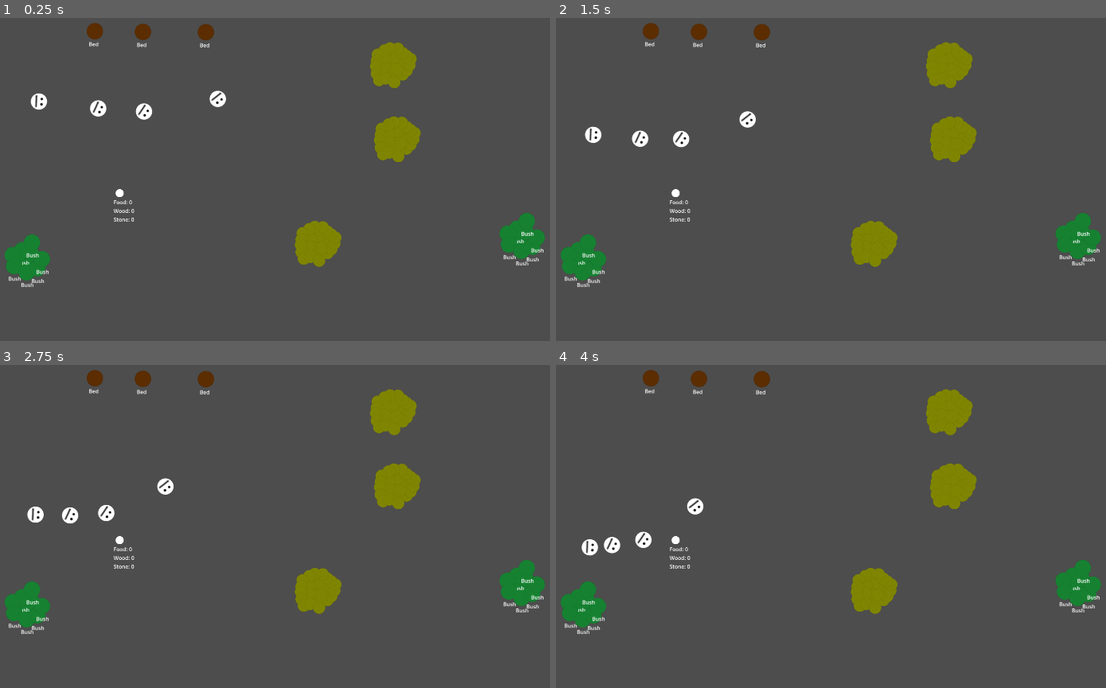
Above: before the commit, frames 1-4 (two rows, left to right).
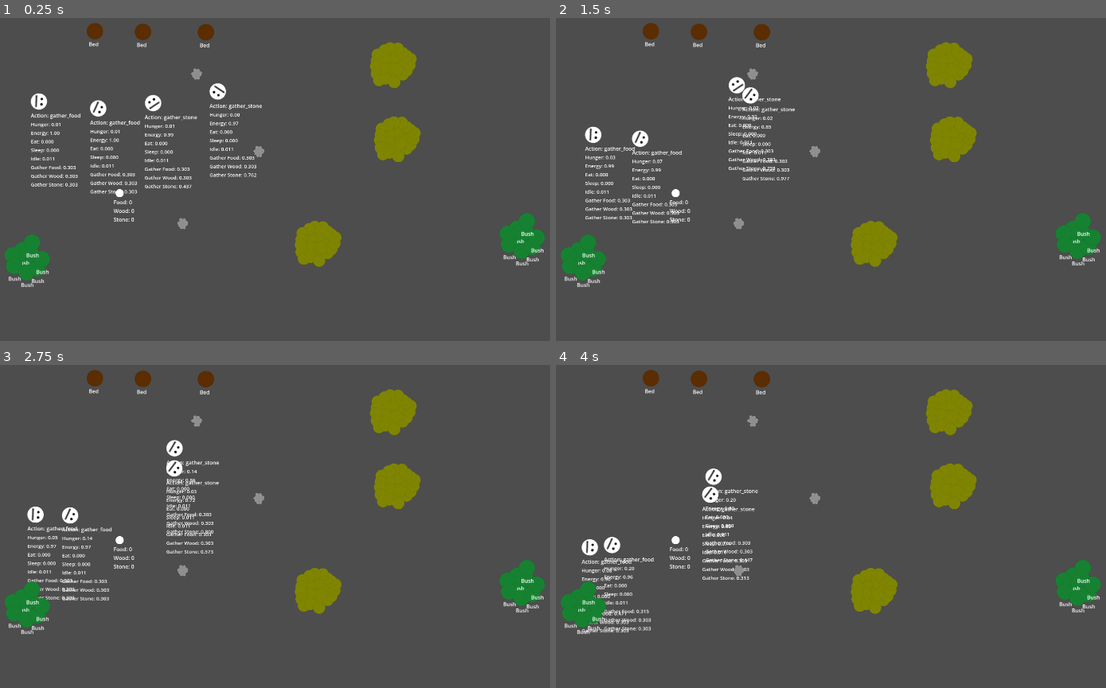
Above: after the commit, the same moments.

Repository: JKPearce/Little-Idiots-Simulator
Game: Godot game, scene res://main.tscn
The game is run twice, just before and just after one commit, with the same random seed, the same clock (stepped at 60 frames per second) and the same inputs.
Inputs:
- Up to frame 1 (0.25 s): no input
- Up to frame 2 (1.5 s): no input
- Up to frame 3 (2.75 s): no input
- Up to frame 4 (4 s): no input

The runs differ from the first frame. In frame 1, 2.1% of the frame differs, in the area x 5-49%, y 15-66%; in frame 2, 2.1%; in frame 3, 2.1%; in frame 4, 2.0%.

Commit message:
Added gather_stone and a tree that allows gathering of stone

Diff:
--- a/entity/entity.gd
+++ b/entity/entity.gd
@@ -67,6 +67,9 @@
 
 		"gather_wood":
 			commit_gather_resource("gather_wood", "wood_source")
+
+		"gather_stone":
+			commit_gather_resource("gather_stone", "stone_source")
 
 		"idle":
 			commit_idle()
--- a/entity/entity.tscn
+++ b/entity/entity.tscn
@@ -62,7 +62,7 @@
 point_count = 2
 
 [node name="Entity" type="CharacterBody2D" unique_id=1437914156]
-collision_mask = 0
+collision_mask = 2
 motion_mode = 1
 script = ExtResource("1_uqc13")
 
@@ -73,7 +73,6 @@
 offset_bottom = 32.0
 entity = NodePath("..")
 utility_brain = NodePath("../UtilityAiBrain")
-debug_enabled = false
 
 [node name="EntityVisuals" parent="." unique_id=1212973015 instance=ExtResource("2_ll4h2")]
 
@@ -205,3 +204,29 @@
 target_group = "wood_source"
 entity = NodePath("../../../..")
 curve = SubResource("Curve_7tnic")
+
+[node name="gather_stone" type="Node" parent="UtilityAiBrain" unique_id=900767805]
+script = ExtResource("8_whxwk")
+
+[node name="Aggregation" type="Node" parent="UtilityAiBrain/gather_stone" unique_id=2143653319]
+script = ExtResource("10_wrmdn")
+
+[node name="StorageShortageConsideration" type="Node" parent="UtilityAiBrain/gather_stone/Aggregation" unique_id=695474550]
+script = ExtResource("15_k6a8k")
+storage_key = "stone"
+min_desired_amount = 10.0
+max_desired_amount = 20.0
+requires_entity = false
+curve = SubResource("Curve_im6w5")
+
+[node name="DistanceConsideration" type="Node" parent="UtilityAiBrain/gather_stone/Aggregation" unique_id=917809479 node_paths=PackedStringArray("entity")]
+script = ExtResource("11_f6k7f")
+target_group = "stone_source"
+entity = NodePath("../../../..")
+curve = SubResource("Curve_0ly1k")
+
+[node name="AvailabilityConsideration" type="Node" parent="UtilityAiBrain/gather_stone/Aggregation" unique_id=547506155 node_paths=PackedStringArray("entity")]
+script = ExtResource("12_psl4n")
+target_group = "stone_source"
+entity = NodePath("../../../..")
+curve = SubResource("Curve_7tnic")
--- a/main.tscn
+++ b/main.tscn
@@ -5,6 +5,7 @@
 [ext_resource type="PackedScene" uid="uid://b88wbf80qel17" path="res://world/interactables/storage/storage.tscn" id="4_1bvp3"]
 [ext_resource type="PackedScene" uid="uid://cu7fujewljegi" path="res://world/interactables/wood/forest.tscn" id="4_lquwl"]
 [ext_resource type="PackedScene" uid="uid://dxy8qjajj7nyv" path="res://world/interactables/food/bush_patch.tscn" id="5_7mycd"]
+[ext_resource type="PackedScene" uid="uid://rclfb2qc80wi" path="res://world/interactables/stone/rocks.tscn" id="6_7mycd"]
 
 [node name="Main" type="Node2D" unique_id=2144949237]
 
@@ -49,8 +50,17 @@
 [node name="Forest3" parent="World" unique_id=1439901263 instance=ExtResource("4_lquwl")]
 position = Vector2(1063, 746)
 
-[node name="BushPatch" parent="." unique_id=580064098 instance=ExtResource("5_7mycd")]
+[node name="BushPatch" parent="World" unique_id=580064098 instance=ExtResource("5_7mycd")]
 position = Vector2(175, 792)
 
-[node name="BushPatch2" parent="." unique_id=842058975 instance=ExtResource("5_7mycd")]
+[node name="BushPatch2" parent="World" unique_id=842058975 instance=ExtResource("5_7mycd")]
 position = Vector2(1669, 727)
+
+[node name="Rocks" parent="World" unique_id=1410201133 instance=ExtResource("6_7mycd")]
+position = Vector2(655, 684)
+
+[node name="Rocks2" parent="World" unique_id=427241554 instance=ExtResource("6_7mycd")]
+position = Vector2(885, 466)
+
+[node name="Rocks3" parent="World" unique_id=615620262 instance=ExtResource("6_7mycd")]
+position = Vector2(697, 232)
--- a/project.godot
+++ b/project.godot
@@ -28,6 +28,7 @@
 food_source="food sources"
 energy_source="energy sources"
 wood_source="A place where you can get wood"
+stone_source="a source of stones"
 
 [layer_names]
 
--- /dev/null
+++ b/world/interactables/stone/rock.gd
@@ -0,0 +1,15 @@
+extends Interactable
+class_name RockNode
+
+func interact(entity: Entity) -> void:
+	if not useable:
+		return
+
+	print(entity, " is gathering stone from rock: ", self)
+
+	entity.held_item = "stone"
+	entity.held_amount = 1
+
+	useable = false
+	release(entity)
+	queue_free()
--- /dev/null
+++ b/world/interactables/stone/rock.tscn
@@ -0,0 +1,13 @@
+[gd_scene format=3 uid="uid://dacvfk8rn87de"]
+
+[ext_resource type="Script" uid="uid://cfyjfcg1vb8d" path="res://world/interactables/stone/rock.gd" id="1_ql7op"]
+[ext_resource type="Texture2D" uid="uid://b88m1dlti8ktj" path="res://circle.png" id="2_x71tm"]
+
+[node name="Rock" type="Node2D" unique_id=2113749784 groups=["stone_source"]]
+script = ExtResource("1_ql7op")
+target_group = "stone_source"
+
+[node name="Circle" type="Sprite2D" parent="." unique_id=1304385903]
+modulate = Color(0.5649617, 0.5649616, 0.5649616, 1)
+scale = Vector2(0.2, 0.2)
+texture = ExtResource("2_x71tm")
--- /dev/null
+++ b/world/interactables/stone/rocks.tscn
@@ -0,0 +1,52 @@
+[gd_scene format=3 uid="uid://rclfb2qc80wi"]
+
+[ext_resource type="PackedScene" uid="uid://dacvfk8rn87de" path="res://world/interactables/stone/rock.tscn" id="1_7v7a0"]
+
+[node name="Rocks" type="Node2D" unique_id=1410201133]
+
+[node name="Rock" parent="." unique_id=2113749784 instance=ExtResource("1_7v7a0")]
+
+[node name="Rock2" parent="." unique_id=897077699 instance=ExtResource("1_7v7a0")]
+position = Vector2(4, -6)
+
+[node name="Rock3" parent="." unique_id=261293848 instance=ExtResource("1_7v7a0")]
+position = Vector2(-3, -7)
+
+[node name="Rock4" parent="." unique_id=1374172281 instance=ExtResource("1_7v7a0")]
+position = Vector2(-9, -4)
+
+[node name="Rock5" parent="." unique_id=1296294759 instance=ExtResource("1_7v7a0")]
+position = Vector2(-8, 2)
+
+[node name="Rock6" parent="." unique_id=3312917 instance=ExtResource("1_7v7a0")]
+position = Vector2(-3, 6)
+
+[node name="Rock7" parent="." unique_id=161219968 instance=ExtResource("1_7v7a0")]
+position = Vector2(3, 5)
+
+[node name="Rock8" parent="." unique_id=453327880 instance=ExtResource("1_7v7a0")]
+position = Vector2(8, 2)
+
+[node name="Rock9" parent="." unique_id=1097400488 instance=ExtResource("1_7v7a0")]
+position = Vector2(9, -3)
+
+[node name="Rock10" parent="." unique_id=1907897562 instance=ExtResource("1_7v7a0")]
+position = Vector2(2, -11)
+
+[node name="Rock11" parent="." unique_id=1213198938 instance=ExtResource("1_7v7a0")]
+position = Vector2(-8, -12)
+
+[node name="Rock12" parent="." unique_id=1710895987 instance=ExtResource("1_7v7a0")]
+position = Vector2(-14, -1)
+
+[node name="Rock13" parent="." unique_id=1847307617 instance=ExtResource("1_7v7a0")]
+position = Vector2(-11, 6)
+
+[node name="Rock14" parent="." unique_id=442814324 instance=ExtResource("1_7v7a0")]
+position = Vector2(-6, 12)
+
+[node name="Rock15" parent="." unique_id=1546057432 instance=ExtResource("1_7v7a0")]
+position = Vector2(2, 12)
+
+[node name="Rock16" parent="." unique_id=653312973 instance=ExtResource("1_7v7a0")]
+position = Vector2(2, 12)
Not shown, added: world/interactables/stone/rock.gd.uid
